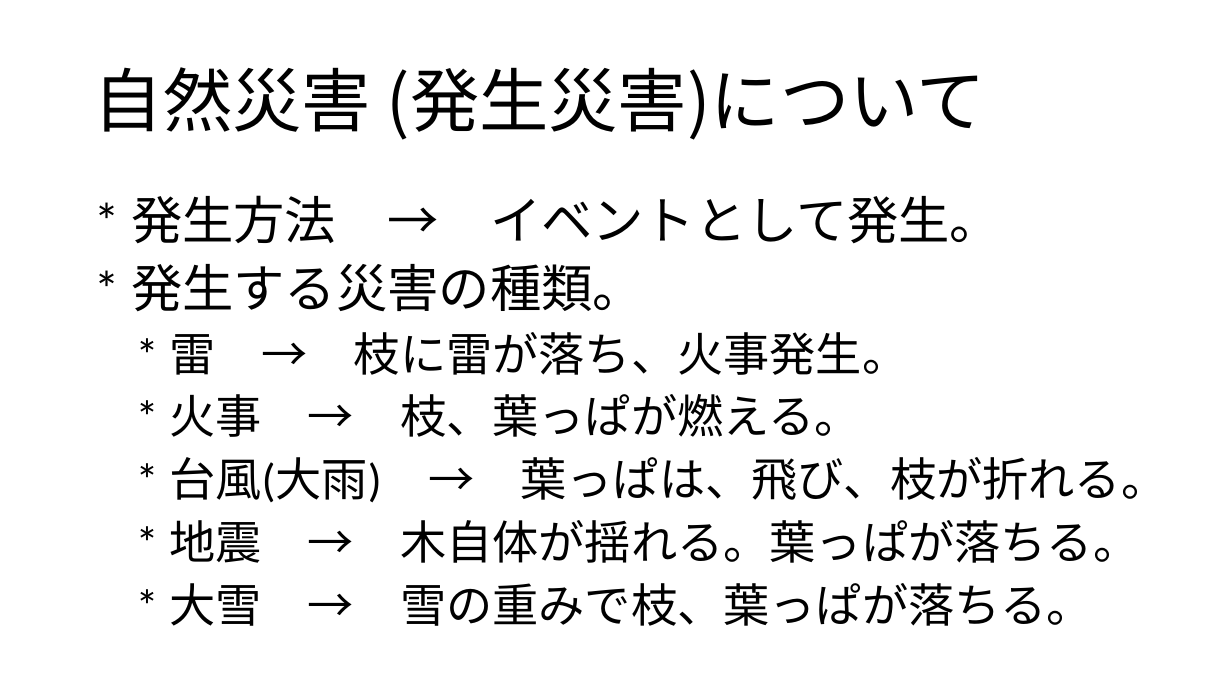
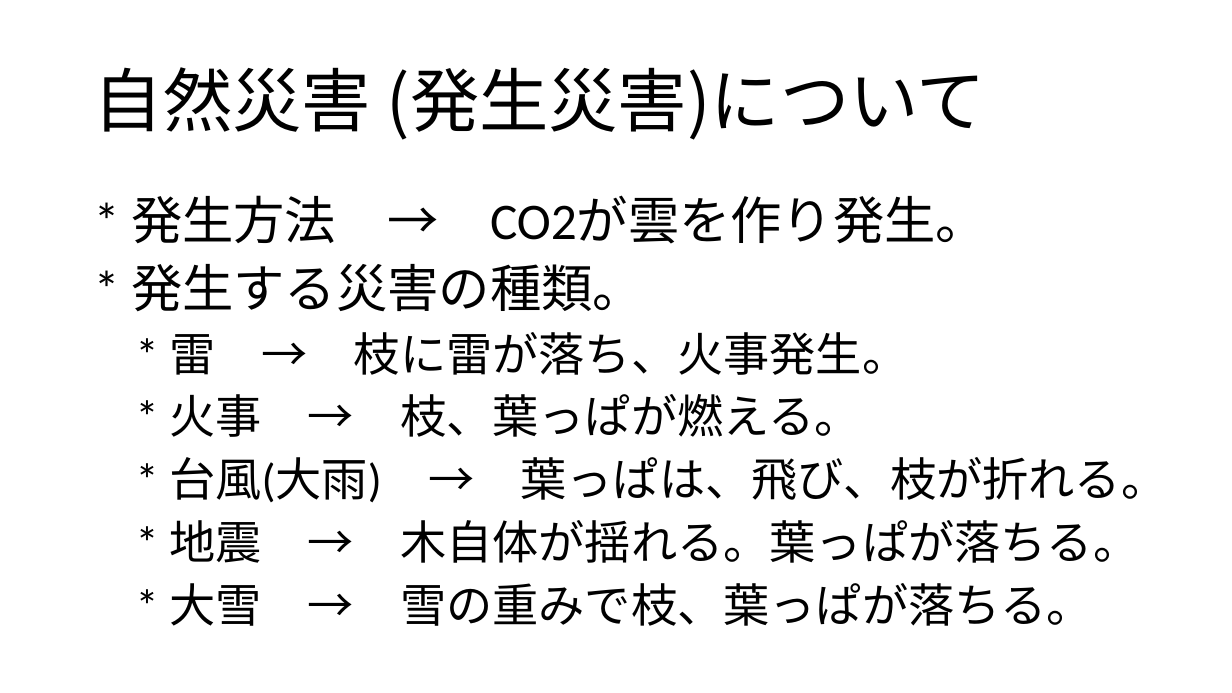
Before and after one commit to RewHiro/PicGather-Project, a slide deck: slide 8 of Doc/ゲーム企画書.pptx. Drawn at 1232x693 pixels with LibreOffice and Linux fonts; fonts in the diff are those of the drawing. Boxes give left, top, right and bottom in pixels: in the first picture for what was removed or moved away, otherwise in the second. Text is boxed around its words. In the diff, an @@ line names an element or a change of style, - is before the commit and + after.

```diff
--- a/Doc/ゲーム企画書.pptx
+++ b/Doc/ゲーム企画書.pptx
@@ text at (131,195,987,244): text changed @@
-* 発生方法 → イベントとして発生。
+* 発生方法 → CO2が雲を作り発生。
```
Also in this commit, not shown: 1 slide added, 1 other file.
